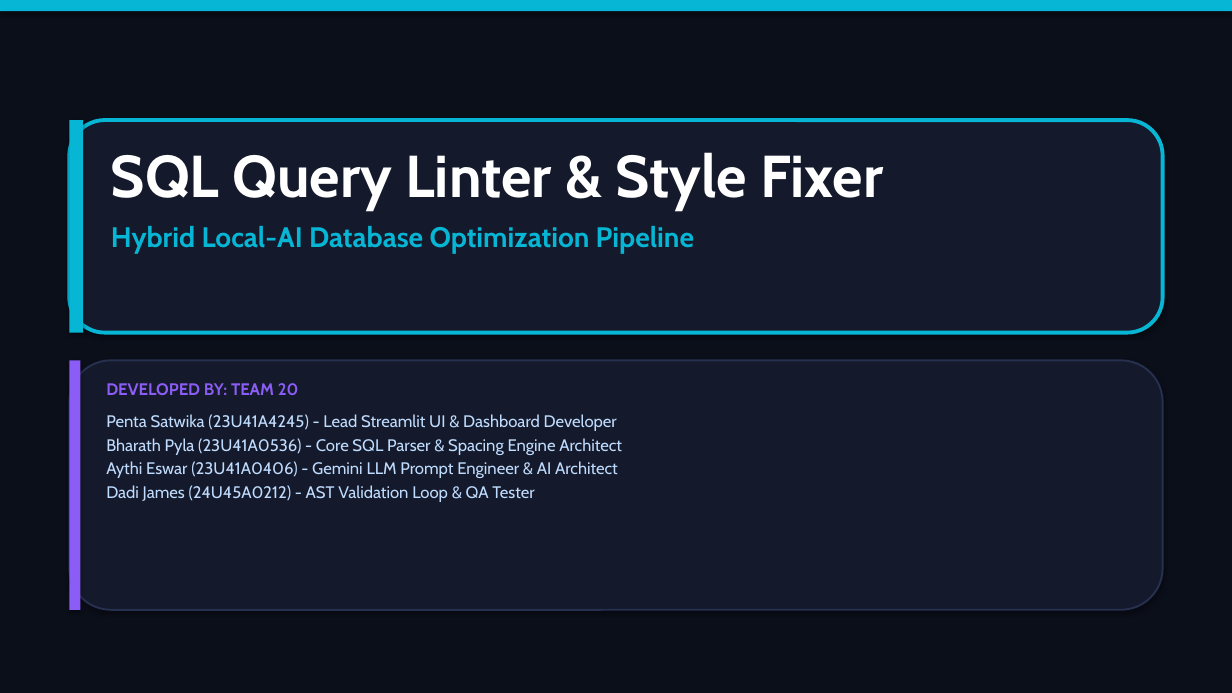
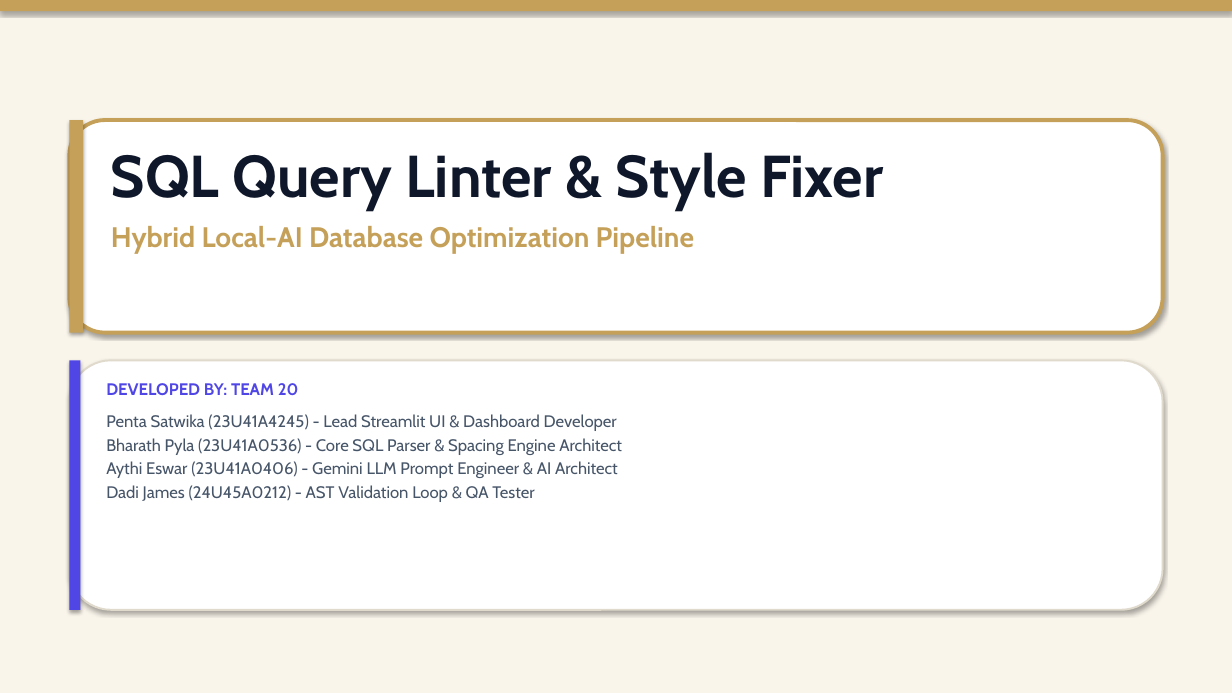
Before and after one commit to bharathpyla/sql-query-linter-style-fixer, a slide deck: slide 1 of Presentation.pptx. Drawn at 1232x693 pixels with LibreOffice and Linux fonts; fonts in the diff are those of the drawing. Boxes give left, top, right and bottom in pixels: in the first picture for what was removed or moved away, otherwise in the second. Text is boxed around its words. In the diff, an @@ line names an element or a change of style, - is before the commit and + after.

Commit message:
Update presentation Presentation.pptx with luxury Champagne Executive light theme

```diff
--- a/Presentation.pptx
+++ b/Presentation.pptx
@@ background #0B0F1A to #FAF5EB @@
@@ rectangle at (0,0,1232,11): fill #06B6D4 to #C5A059 @@
@@ rectangle at (69,120,83,333): fill #06B6D4 to #C5A059 @@
@@ rounded rectangle at (69,120,1163,333): fill #141A2B to #FFFFFF; outline #06B6D4 3 pt to #C5A059 3 pt @@
@@ text "SQL Query Linter & Style ..." at (111,152,883,254): text colour #FFFFFF to #0F172A in "SQL Query Linter & Style Fixer"; text colour #06B6D4 to #C5A059 in "Hybrid Local-AI Database Optimization Pipeline" @@
@@ rounded rectangle at (69,360,1163,610): fill #141A2B to #FFFFFF; outline #26304F 1.5 pt to #E0DACC 1.5 pt @@
@@ rectangle at (69,360,80,610): fill #8B5CF6 to #4F46E5 @@
@@ text "DEVELOPED BY: TEAM 20" at (106,383,622,502): text colour #8B5CF6 to #4F46E5 in "DEVELOPED BY: TEAM 20"; text colour #BFDBFE to #475569 @@
```
Also in this commit, not shown: 7 other slides changed.
